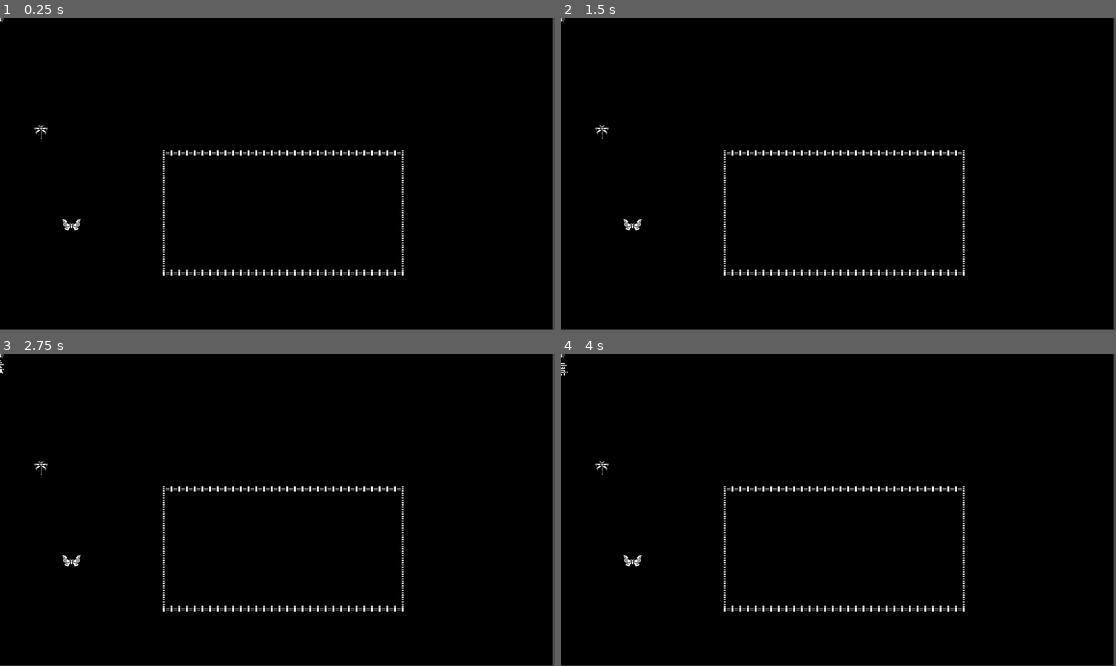
Above: before the commit, frames 1-4 (two rows, left to right).
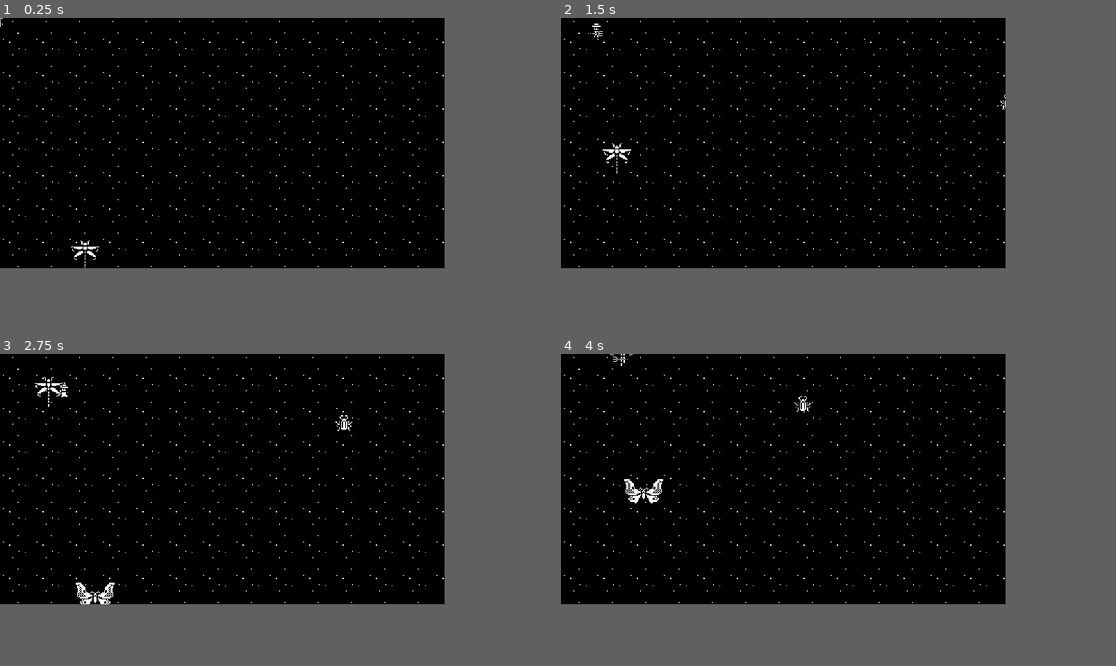
Above: after the commit, the same moments.

Repository: Yu-xo/BIt-bloom
Game: Godot game, scene res://Scenes/run/main.tscn
The game is run twice, just before and just after one commit, with the same random seed, the same clock (stepped at 60 frames per second) and the same inputs.
Inputs:
- Up to frame 1 (0.25 s): no input
- Up to frame 2 (1.5 s): hold D (right) 0.53-1.28 s; tap Space (attack) at 0.6, 1.35 s; hold S (down) from 1.28 s (still down)
- Up to frame 3 (2.75 s): release S (down) at 2.03 s; hold D (right) from 2.03 s (still down); tap Space (attack) at 2.1 s
- Up to frame 4 (4 s): release D (right) at 2.78 s; hold W (up) 2.78-3.53 s; tap Space (attack) at 2.85, 3.6 s; hold A (left) from 3.53 s (still down)
In our replay, the window is 799x449 before the commit and 640x360 after it. These sizes can differ from the game's own. Grey fills any space a smaller window leaves; there, only what the larger window draws over its background counts as a difference.

The runs differ from the first frame. In frame 1, 2.2% of the frame differs, in the area x 0-100%, y 0-100%; in frame 2, 2.2%; in frame 3, 2.5%; in frame 4, 2.4%.

Commit message:
a lot of changes

Diff:
--- a/Resoucres/Bugs_manager.gd
+++ b/Resoucres/Bugs_manager.gd
@@ -8,7 +8,7 @@
 var SPEED = 80
 var health = 10
 var dmg = 1
-var target: Node = null
+var target: Node2D = null
 
 var plant_list: Array = []
 
@@ -19,6 +19,7 @@
 
 func _physics_process(delta: float) -> void:
 	if target and is_instance_valid(target):
+		nav.target_position = target.global_position
 		var direction = global_position.direction_to(nav.get_next_path_position())
 		velocity = velocity.lerp(direction * SPEED, 0.1)
 
@@ -46,6 +47,11 @@
 			if plant.stage in [2, 3]: # Only stage 2 or 3
 				possible_targets.append(plant)
 
+	var playernode = get_tree().get_first_node_in_group("player")
+	if possible_targets.is_empty() and playernode:
+		target = playernode
+		return
+
 	# Pick the nearest valid target
 	if possible_targets.size() > 0:
 		possible_targets.sort_custom(func(a, b):
--- a/Scenes/characters/bugs/D_fly/D_fly.tscn
+++ b/Scenes/characters/bugs/D_fly/D_fly.tscn
@@ -4,6 +4,21 @@
 [ext_resource type="Texture2D" uid="uid://dblo8cr18kxqu" path="res://Assets/Characters/bugs/dragonfly/dragonfly-Sheet.webp" id="2_h3ydo"]
 
 [sub_resource type="RectangleShape2D" id="RectangleShape2D_lhpqe"]
+
+[sub_resource type="Animation" id="Animation_6ruyd"]
+length = 0.001
+tracks/0/type = "value"
+tracks/0/imported = false
+tracks/0/enabled = true
+tracks/0/path = NodePath("Sprite2D:frame")
+tracks/0/interp = 1
+tracks/0/loop_wrap = true
+tracks/0/keys = {
+"times": PackedFloat32Array(0),
+"transitions": PackedFloat32Array(1),
+"update": 1,
+"values": [0]
+}
 
 [sub_resource type="Animation" id="Animation_5xblt"]
 resource_name = "idle"
@@ -22,21 +37,6 @@
 "values": [0, 1, 2, 3, 4]
 }
 
-[sub_resource type="Animation" id="Animation_6ruyd"]
-length = 0.001
-tracks/0/type = "value"
-tracks/0/imported = false
-tracks/0/enabled = true
-tracks/0/path = NodePath("Sprite2D:frame")
-tracks/0/interp = 1
-tracks/0/loop_wrap = true
-tracks/0/keys = {
-"times": PackedFloat32Array(0),
-"transitions": PackedFloat32Array(1),
-"update": 1,
-"values": [0]
-}
-
 [sub_resource type="AnimationLibrary" id="AnimationLibrary_0q42j"]
 _data = {
 &"RESET": SubResource("Animation_6ruyd"),
@@ -44,6 +44,7 @@
 }
 
 [node name="CharacterBody2D" type="CharacterBody2D" node_paths=PackedStringArray("nav", "sprite")]
+collision_layer = 4
 script = ExtResource("1_lhpqe")
 nav = NodePath("NavigationAgent2D")
 sprite = NodePath("Sprite2D")
--- a/Scenes/characters/bugs/Moth/mothj.tscn
+++ b/Scenes/characters/bugs/Moth/mothj.tscn
@@ -4,6 +4,21 @@
 [ext_resource type="Texture2D" uid="uid://s62wftykfgij" path="res://Assets/Characters/bugs/moths/moth-Sheet.webp" id="2_o50f0"]
 
 [sub_resource type="RectangleShape2D" id="RectangleShape2D_axhde"]
+
+[sub_resource type="Animation" id="Animation_qj8qe"]
+length = 0.001
+tracks/0/type = "value"
+tracks/0/imported = false
+tracks/0/enabled = true
+tracks/0/path = NodePath("Sprite2D:frame")
+tracks/0/interp = 1
+tracks/0/loop_wrap = true
+tracks/0/keys = {
+"times": PackedFloat32Array(0),
+"transitions": PackedFloat32Array(1),
+"update": 1,
+"values": [0]
+}
 
 [sub_resource type="Animation" id="Animation_v2o4c"]
 resource_name = "idle"
@@ -22,21 +37,6 @@
 "values": [0, 1, 2]
 }
 
-[sub_resource type="Animation" id="Animation_qj8qe"]
-length = 0.001
-tracks/0/type = "value"
-tracks/0/imported = false
-tracks/0/enabled = true
-tracks/0/path = NodePath("Sprite2D:frame")
-tracks/0/interp = 1
-tracks/0/loop_wrap = true
-tracks/0/keys = {
-"times": PackedFloat32Array(0),
-"transitions": PackedFloat32Array(1),
-"update": 1,
-"values": [0]
-}
-
 [sub_resource type="AnimationLibrary" id="AnimationLibrary_8y0ad"]
 _data = {
 &"RESET": SubResource("Animation_qj8qe"),
@@ -44,6 +44,7 @@
 }
 
 [node name="moth" type="CharacterBody2D" node_paths=PackedStringArray("nav", "sprite")]
+collision_layer = 4
 script = ExtResource("1_axhde")
 nav = NodePath("NavigationAgent2D")
 sprite = NodePath("Sprite2D")
--- a/Scenes/characters/bugs/beetle/beetle.tscn
+++ b/Scenes/characters/bugs/beetle/beetle.tscn
@@ -6,6 +6,21 @@
 [sub_resource type="CapsuleShape2D" id="CapsuleShape2D_l1d76"]
 radius = 8.0
 height = 20.0
+
+[sub_resource type="Animation" id="Animation_rfk2h"]
+length = 0.001
+tracks/0/type = "value"
+tracks/0/imported = false
+tracks/0/enabled = true
+tracks/0/path = NodePath("Sprite2D:frame")
+tracks/0/interp = 1
+tracks/0/loop_wrap = true
+tracks/0/keys = {
+"times": PackedFloat32Array(0),
+"transitions": PackedFloat32Array(1),
+"update": 1,
+"values": [0]
+}
 
 [sub_resource type="Animation" id="Animation_w81af"]
 resource_name = "idle"
@@ -24,21 +39,6 @@
 "values": [0, 1, 2, 3, 4, 5, 6]
 }
 
-[sub_resource type="Animation" id="Animation_rfk2h"]
-length = 0.001
-tracks/0/type = "value"
-tracks/0/imported = false
-tracks/0/enabled = true
-tracks/0/path = NodePath("Sprite2D:frame")
-tracks/0/interp = 1
-tracks/0/loop_wrap = true
-tracks/0/keys = {
-"times": PackedFloat32Array(0),
-"transitions": PackedFloat32Array(1),
-"update": 1,
-"values": [0]
-}
-
 [sub_resource type="AnimationLibrary" id="AnimationLibrary_1n856"]
 _data = {
 &"RESET": SubResource("Animation_rfk2h"),
@@ -46,6 +46,7 @@
 }
 
 [node name="Beetle" type="CharacterBody2D" node_paths=PackedStringArray("nav", "sprite")]
+collision_layer = 4
 script = ExtResource("1_ykqqb")
 nav = NodePath("NavigationAgent2D")
 sprite = NodePath("Sprite2D")
--- a/Scenes/characters/player/player.gd
+++ b/Scenes/characters/player/player.gd
@@ -4,7 +4,7 @@
 @onready var hit_area: Area2D = $hit_Area
 @onready var sprite_2d: Sprite2D = $Sprite2D
 
-@export var speed: int = 100
+@export var speed: int = 150
 @export var health: int = 3
 @export var dmg: int = 1
 
--- a/Scenes/characters/player/player.tscn
+++ b/Scenes/characters/player/player.tscn
@@ -6,6 +6,64 @@
 [sub_resource type="CapsuleShape2D" id="CapsuleShape2D_8nn4t"]
 radius = 5.0
 height = 18.0
+
+[sub_resource type="Animation" id="Animation_ycnf8"]
+length = 0.001
+tracks/0/type = "value"
+tracks/0/imported = false
+tracks/0/enabled = true
+tracks/0/path = NodePath("Sprite2D:frame")
+tracks/0/interp = 1
+tracks/0/loop_wrap = true
+tracks/0/keys = {
+"times": PackedFloat32Array(0),
+"transitions": PackedFloat32Array(1),
+"update": 1,
+"values": [0]
+}
+tracks/1/type = "value"
+tracks/1/imported = false
+tracks/1/enabled = true
+tracks/1/path = NodePath("hit_Area/CollisionShape2D:disabled")
+tracks/1/interp = 1
+tracks/1/loop_wrap = true
+tracks/1/keys = {
+"times": PackedFloat32Array(0),
+"transitions": PackedFloat32Array(1),
+"update": 1,
+"values": [true]
+}
+
+[sub_resource type="Animation" id="Animation_a6wmr"]
+resource_name = "attack"
+length = 0.500003
+tracks/0/type = "value"
+tracks/0/imported = false
+tracks/0/enabled = true
+tracks/0/path = NodePath("hit_Area/CollisionShape2D:disabled")
+tracks/0/interp = 1
+tracks/0/loop_wrap = true
+tracks/0/keys = {
+"times": PackedFloat32Array(0, 0.00948645, 0.470257),
+"transitions": PackedFloat32Array(1, 1, 1),
+"update": 1,
+"values": [true, false, true]
+}
+tracks/1/type = "value"
+tracks/1/imported = false
+tracks/1/enabled = true
+tracks/1/path = NodePath("Sprite2D:frame")
+tracks/1/interp = 1
+tracks/1/loop_wrap = true
+tracks/1/keys = {
+"times": PackedFloat32Array(0, 0.1, 0.2, 0.3, 0.4),
+"transitions": PackedFloat32Array(1, 1, 1, 1, 1),
+"update": 1,
+"values": [12, 13, 14, 15, 16]
+}
+
+[sub_resource type="Animation" id="Animation_fgfa2"]
+resource_name = "die"
 
 [sub_resource type="Animation" id="Animation_3gb3b"]
 resource_name = "idle"
@@ -40,64 +98,6 @@
 "values": [6, 7, 8, 9, 10, 11]
 }
 
-[sub_resource type="Animation" id="Animation_a6wmr"]
-resource_name = "attack"
-length = 0.500003
-tracks/0/type = "value"
-tracks/0/imported = false
-tracks/0/enabled = true
-tracks/0/path = NodePath("hit_Area/CollisionShape2D:disabled")
-tracks/0/interp = 1
-tracks/0/loop_wrap = true
-tracks/0/keys = {
-"times": PackedFloat32Array(0, 0.00948645, 0.470257),
-"transitions": PackedFloat32Array(1, 1, 1),
-"update": 1,
-"values": [true, false, true]
-}
-tracks/1/type = "value"
-tracks/1/imported = false
-tracks/1/enabled = true
-tracks/1/path = NodePath("Sprite2D:frame")
-tracks/1/interp = 1
-tracks/1/loop_wrap = true
-tracks/1/keys = {
-"times": PackedFloat32Array(0, 0.1, 0.2, 0.3, 0.4),
-"transitions": PackedFloat32Array(1, 1, 1, 1, 1),
-"update": 1,
-"values": [12, 13, 14, 15, 16]
-}
-
-[sub_resource type="Animation" id="Animation_fgfa2"]
-resource_name = "die"
-
-[sub_resource type="Animation" id="Animation_ycnf8"]
-length = 0.001
-tracks/0/type = "value"
-tracks/0/imported = false
-tracks/0/enabled = true
-tracks/0/path = NodePath("Sprite2D:frame")
-tracks/0/interp = 1
-tracks/0/loop_wrap = true
-tracks/0/keys = {
-"times": PackedFloat32Array(0),
-"transitions": PackedFloat32Array(1),
-"update": 1,
-"values": [0]
-}
-tracks/1/type = "value"
-tracks/1/imported = false
-tracks/1/enabled = true
-tracks/1/path = NodePath("hit_Area/CollisionShape2D:disabled")
-tracks/1/interp = 1
-tracks/1/loop_wrap = true
-tracks/1/keys = {
-"times": PackedFloat32Array(0),
-"transitions": PackedFloat32Array(1),
-"update": 1,
-"values": [true]
-}
-
 [sub_resource type="AnimationLibrary" id="AnimationLibrary_kewe2"]
 _data = {
 &"RESET": SubResource("Animation_ycnf8"),
@@ -111,7 +111,7 @@
 radius = 6.0
 
 [node name="player" type="CharacterBody2D" groups=["player"]]
-scale = Vector2(2, 2)
+collision_layer = 4
 script = ExtResource("1_8nn4t")
 
 [node name="CollisionShape2D" type="CollisionShape2D" parent="."]
@@ -134,3 +134,13 @@
 position = Vector2(14, 0)
 shape = SubResource("CapsuleShape2D_3gb3b")
 disabled = true
+
+[node name="Camera2D" type="Camera2D" parent="."]
+zoom = Vector2(1.5, 1.5)
+limit_left = 0
+limit_top = 0
+limit_right = 1300
+limit_bottom = 650
+limit_smoothed = true
+position_smoothing_enabled = true
+position_smoothing_speed = 50.0
--- a/Scenes/plants/Blazebloom .tscn
+++ b/Scenes/plants/Blazebloom .tscn
@@ -1,6 +1,6 @@
 [gd_scene load_steps=14 format=3 uid="uid://h1ugra1s4k34"]
 
-[ext_resource type="Script" uid="uid://cpiic2j3a3m0l" path="res://Scenes/plants/blazebloom_.gd" id="1_8oktr"]
+[ext_resource type="Script" uid="uid://cpiic2j3a3m0l" path="res://Scenes/plants/plantanim.gd" id="1_8oktr"]
 [ext_resource type="Texture2D" uid="uid://dc0xdaw75pwwy" path="res://Assets/plants/blazebloom_bud/blazebloom-Sheet.webp" id="2_88ko6"]
 [ext_resource type="Texture2D" uid="uid://c5ybhs08a8hwd" path="res://Assets/plants/blazebloom_bud/blazebloom-bud-Sheet.webp" id="3_qbgsd"]
 
@@ -86,3 +86,4 @@
 [node name="sprite" type="AnimatedSprite2D" parent="."]
 sprite_frames = SubResource("SpriteFrames_mj4js")
 autoplay = "default"
+frame_progress = 0.759678
--- /dev/null
+++ b/Scenes/plants/Bloombud.tscn
@@ -0,0 +1,125 @@
+[gd_scene load_steps=20 format=3 uid="uid://c6k68dbphhqq4"]
+
+[ext_resource type="Script" uid="uid://cpiic2j3a3m0l" path="res://Scenes/plants/plantanim.gd" id="1_okltd"]
+[ext_resource type="Texture2D" uid="uid://1tjuoviwqihe" path="res://Assets/plants/blazebloom_bud/bloombud-Sheet.png" id="2_jx853"]
+[ext_resource type="Texture2D" uid="uid://b11a7cacuu3ir" path="res://Assets/plants/blazebloom_bud/swiftleaf_bud-Sheet.png" id="3_icg17"]
+[ext_resource type="Texture2D" uid="uid://cjf18l5eirmij" path="res://Assets/plants/blazebloom_bud/bloombud-bud.png" id="4_morbf"]
+
+[sub_resource type="AtlasTexture" id="AtlasTexture_c0jyq"]
+atlas = ExtResource("2_jx853")
+region = Rect2(0, 0, 36, 46)
+
+[sub_resource type="AtlasTexture" id="AtlasTexture_5oxry"]
+atlas = ExtResource("2_jx853")
+region = Rect2(36, 0, 36, 46)
+
+[sub_resource type="AtlasTexture" id="AtlasTexture_8oqgm"]
+atlas = ExtResource("2_jx853")
+region = Rect2(72, 0, 36, 46)
+
+[sub_resource type="AtlasTexture" id="AtlasTexture_ojfmx"]
+atlas = ExtResource("2_jx853")
+region = Rect2(108, 0, 36, 46)
+
+[sub_resource type="AtlasTexture" id="AtlasTexture_oycqy"]
+atlas = ExtResource("2_jx853")
+region = Rect2(144, 0, 36, 46)
+
+[sub_resource type="AtlasTexture" id="AtlasTexture_5vqpc"]
+atlas = ExtResource("3_icg17")
+region = Rect2(0, 0, 11, 10)
+
+[sub_resource type="AtlasTexture" id="AtlasTexture_4a36g"]
+atlas = ExtResource("3_icg17")
+region = Rect2(11, 0, 11, 10)
+
+[sub_resource type="AtlasTexture" id="AtlasTexture_dutps"]
+atlas = ExtResource("3_icg17")
+region = Rect2(22, 0, 11, 10)
+
+[sub_resource type="AtlasTexture" id="AtlasTexture_w3yj0"]
+atlas = ExtResource("3_icg17")
+region = Rect2(33, 0, 11, 10)
+
+[sub_resource type="AtlasTexture" id="AtlasTexture_wpe3r"]
+atlas = ExtResource("3_icg17")
+region = Rect2(44, 0, 11, 10)
+
+[sub_resource type="AtlasTexture" id="AtlasTexture_kbhed"]
+atlas = ExtResource("4_morbf")
+region = Rect2(0, 0, 13, 16)
+
+[sub_resource type="AtlasTexture" id="AtlasTexture_tdn4a"]
+atlas = ExtResource("4_morbf")
+region = Rect2(13, 0, 13, 16)
+
+[sub_resource type="AtlasTexture" id="AtlasTexture_fi0ps"]
+atlas = ExtResource("4_morbf")
+region = Rect2(26, 0, 13, 16)
+
+[sub_resource type="AtlasTexture" id="AtlasTexture_fal2w"]
+atlas = ExtResource("4_morbf")
+region = Rect2(39, 0, 13, 16)
+
+[sub_resource type="SpriteFrames" id="SpriteFrames_mj4js"]
+animations = [{
+"frames": [{
+"duration": 1.0,
+"texture": SubResource("AtlasTexture_c0jyq")
+}, {
+"duration": 1.0,
+"texture": SubResource("AtlasTexture_5oxry")
+}, {
+"duration": 1.0,
+"texture": SubResource("AtlasTexture_8oqgm")
+}, {
+"duration": 1.0,
+"texture": SubResource("AtlasTexture_ojfmx")
+}, {
+"duration": 1.0,
+"texture": SubResource("AtlasTexture_oycqy")
+}],
+"loop": true,
+"name": &"bloom",
+"speed": 5.0
+}, {
+"frames": [{
+"duration": 1.0,
+"texture": SubResource("AtlasTexture_5vqpc")
+}, {
+"duration": 1.0,
+"texture": SubResource("AtlasTexture_4a36g")
+}, {
+"duration": 1.0,
+"texture": SubResource("AtlasTexture_dutps")
+}, {
+"duration": 1.0,
+"texture": SubResource("AtlasTexture_w3yj0")
+}, {
+"duration": 1.0,
+"texture": SubResource("AtlasTexture_wpe3r")
+}, {
+"duration": 1.0,
+"texture": SubResource("AtlasTexture_kbhed")
+}, {
+"duration": 1.0,
+"texture": SubResource("AtlasTexture_tdn4a")
+}, {
+"duration": 1.0,
+"texture": SubResource("AtlasTexture_fi0ps")
+}, {
+"duration": 1.0,
+"texture": SubResource("AtlasTexture_fal2w")
+}],
+"loop": true,
+"name": &"default",
+"speed": 5.0
+}]
+
+[node name="Bloombud" type="Node2D"]
+script = ExtResource("1_okltd")
+plant_type = "SWIFTLEAF"
+
+[node name="sprite" type="AnimatedSprite2D" parent="."]
+sprite_frames = SubResource("SpriteFrames_mj4js")
+autoplay = "default"
--- /dev/null
+++ b/Scenes/plants/Ironpetal.tscn
@@ -0,0 +1,96 @@
+[gd_scene load_steps=15 format=3 uid="uid://cs4ija26408y"]
+
+[ext_resource type="Script" uid="uid://cpiic2j3a3m0l" path="res://Scenes/plants/plantanim.gd" id="1_05k1x"]
+[ext_resource type="Texture2D" uid="uid://b2mvjkw80fi4m" path="res://Assets/plants/blazebloom_bud/ironpetal-Sheet.webp" id="2_05k1x"]
+[ext_resource type="Texture2D" uid="uid://bdq3ic3k2ruho" path="res://Assets/plants/blazebloom_bud/ironpetal-bud-Sheet.webp" id="3_ptwgr"]
+
+[sub_resource type="AtlasTexture" id="AtlasTexture_4q6cl"]
+atlas = ExtResource("2_05k1x")
+region = Rect2(0, 0, 18, 32)
+
+[sub_resource type="AtlasTexture" id="AtlasTexture_518bd"]
+atlas = ExtResource("2_05k1x")
+region = Rect2(18, 0, 18, 32)
+
+[sub_resource type="AtlasTexture" id="AtlasTexture_y44lb"]
+atlas = ExtResource("2_05k1x")
+region = Rect2(36, 0, 18, 32)
+
+[sub_resource type="AtlasTexture" id="AtlasTexture_rk5vo"]
+atlas = ExtResource("2_05k1x")
+region = Rect2(54, 0, 18, 32)
+
+[sub_resource type="AtlasTexture" id="AtlasTexture_4fsgp"]
+atlas = ExtResource("2_05k1x")
+region = Rect2(72, 0, 18, 32)
+
+[sub_resource type="AtlasTexture" id="AtlasTexture_jfwxr"]
+atlas = ExtResource("3_ptwgr")
+region = Rect2(0, 0, 16, 16)
+
+[sub_resource type="AtlasTexture" id="AtlasTexture_8hurt"]
+atlas = ExtResource("3_ptwgr")
+region = Rect2(16, 0, 16, 16)
+
+[sub_resource type="AtlasTexture" id="AtlasTexture_ijf0j"]
+atlas = ExtResource("3_ptwgr")
+region = Rect2(32, 0, 16, 16)
+
+[sub_resource type="AtlasTexture" id="AtlasTexture_eda5u"]
+atlas = ExtResource("3_ptwgr")
+region = Rect2(48, 0, 16, 16)
+
+[sub_resource type="AtlasTexture" id="AtlasTexture_55jef"]
+atlas = ExtResource("3_ptwgr")
+region = Rect2(64, 0, 16, 16)
+
+[sub_resource type="SpriteFrames" id="SpriteFrames_mj4js"]
+animations = [{
+"frames": [{
+"duration": 1.0,
+"texture": SubResource("AtlasTexture_4q6cl")
+}, {
+"duration": 1.0,
+"texture": SubResource("AtlasTexture_518bd")
+}, {
+"duration": 1.0,
+"texture": SubResource("AtlasTexture_y44lb")
+}, {
+"duration": 1.0,
+"texture": SubResource("AtlasTexture_rk5vo")
+}, {
+"duration": 1.0,
+"texture": SubResource("AtlasTexture_4fsgp")
+}],
+"loop": true,
+"name": &"bloom",
+"speed": 5.0
+}, {
+"frames": [{
+"duration": 1.0,
+"texture": SubResource("AtlasTexture_jfwxr")
+}, {
+"duration": 1.0,
+"texture": SubResource("AtlasTexture_8hurt")
+}, {
+"duration": 1.0,
+"texture": SubResource("AtlasTexture_ijf0j")
+}, {
+"duration": 1.0,
+"texture": SubResource("AtlasTexture_eda5u")
+}, {
+"duration": 1.0,
+"texture": SubResource("AtlasTexture_55jef")
+}],
+"loop": true,
+"name": &"default",
+"speed": 5.0
+}]
+
+[node name="Ironpetal" type="Node2D"]
+script = ExtResource("1_05k1x")
+plant_type = "IRONPETAL"
+
+[node name="sprite" type="AnimatedSprite2D" parent="."]
+sprite_frames = SubResource("SpriteFrames_mj4js")
+autoplay = "default"
--- /dev/null
+++ b/Scenes/plants/Swiftleaf.tscn
@@ -0,0 +1,127 @@
+[gd_scene load_steps=19 format=3 uid="uid://d0hf0u0ci1dxf"]
+
+[ext_resource type="Script" uid="uid://cpiic2j3a3m0l" path="res://Scenes/plants/plantanim.gd" id="1_usu0m"]
+[ext_resource type="Texture2D" uid="uid://eix5voirotsd" path="res://Assets/plants/blazebloom_bud/swiftleaf-Sheet.webp" id="2_usu0m"]
+[ext_resource type="Texture2D" uid="uid://b11a7cacuu3ir" path="res://Assets/plants/blazebloom_bud/swiftleaf_bud-Sheet.png" id="3_efm1l"]
+
+[sub_resource type="AtlasTexture" id="AtlasTexture_2r5jw"]
+atlas = ExtResource("2_usu0m")
+region = Rect2(0, 0, 25, 25)
+
+[sub_resource type="AtlasTexture" id="AtlasTexture_sjoj8"]
+atlas = ExtResource("2_usu0m")
+region = Rect2(25, 0, 25, 25)
+
+[sub_resource type="AtlasTexture" id="AtlasTexture_xjqbx"]
+atlas = ExtResource("2_usu0m")
+region = Rect2(50, 0, 25, 25)
+
+[sub_resource type="AtlasTexture" id="AtlasTexture_8uqbq"]
+atlas = ExtResource("2_usu0m")
+region = Rect2(75, 0, 25, 25)
+
+[sub_resource type="AtlasTexture" id="AtlasTexture_flgls"]
+atlas = ExtResource("2_usu0m")
+region = Rect2(100, 0, 25, 25)
+
+[sub_resource type="AtlasTexture" id="AtlasTexture_wlm2k"]
+atlas = ExtResource("2_usu0m")
+region = Rect2(125, 0, 25, 25)
+
+[sub_resource type="AtlasTexture" id="AtlasTexture_wa8av"]
+atlas = ExtResource("2_usu0m")
+region = Rect2(150, 0, 25, 25)
+
+[sub_resource type="AtlasTexture" id="AtlasTexture_n6ao5"]
+atlas = ExtResource("2_usu0m")
+region = Rect2(175, 0, 25, 25)
+
+[sub_resource type="AtlasTexture" id="AtlasTexture_3f4tl"]
+atlas = ExtResource("2_usu0m")
+region = Rect2(200, 0, 25, 25)
+
+[sub_resource type="AtlasTexture" id="AtlasTexture_5vqpc"]
+atlas = ExtResource("3_efm1l")
+region = Rect2(0, 0, 11, 10)
+
+[sub_resource type="AtlasTexture" id="AtlasTexture_4a36g"]
+atlas = ExtResource("3_efm1l")
+region = Rect2(11, 0, 11, 10)
+
+[sub_resource type="AtlasTexture" id="AtlasTexture_dutps"]
+atlas = ExtResource("3_efm1l")
+region = Rect2(22, 0, 11, 10)
+
+[sub_resource type="AtlasTexture" id="AtlasTexture_w3yj0"]
+atlas = ExtResource("3_efm1l")
+region = Rect2(33, 0, 11, 10)
+
+[sub_resource type="AtlasTexture" id="AtlasTexture_wpe3r"]
+atlas = ExtResource("3_efm1l")
+region = Rect2(44, 0, 11, 10)
+
+[sub_resource type="SpriteFrames" id="SpriteFrames_mj4js"]
+animations = [{
+"frames": [{
+"duration": 1.0,
+"texture": SubResource("AtlasTexture_2r5jw")
+}, {
+"duration": 1.0,
+"texture": SubResource("AtlasTexture_sjoj8")
+}, {
+"duration": 1.0,
+"texture": SubResource("AtlasTexture_xjqbx")
+}, {
+"duration": 1.0,
+"texture": SubResource("AtlasTexture_8uqbq")
+}, {
+"duration": 1.0,
+"texture": SubResource("AtlasTexture_flgls")
+}, {
+"duration": 1.0,
+"texture": SubResource("AtlasTexture_wlm2k")
+}, {
+"duration": 1.0,
+"texture": SubResource("AtlasTexture_wa8av")
+}, {
+"duration": 1.0,
+"texture": SubResource("AtlasTexture_n6ao5")
+}, {
+"duration": 1.0,
+"texture": SubResource("AtlasTexture_3f4tl")
+}],
+"loop": true,
+"name": &"bloom",
+"speed": 5.0
+}, {
+"frames": [{
+"duration": 1.0,
+"texture": SubResource("AtlasTexture_5vqpc")
+}, {
+"duration": 1.0,
+"texture": SubResource("AtlasTexture_4a36g")
+}, {
+"duration": 1.0,
+"texture": SubResource("AtlasTexture_dutps")
+}, {
+"duration": 1.0,
+"texture": SubResource("AtlasTexture_w3yj0")
+}, {
+"duration": 1.0,
+"texture": SubResource("AtlasTexture_wpe3r")
+}],
+"loop": true,
+"name": &"default",
+"speed": 5.0
+}]
+
+[node name="Swiftleaf" type="Node2D"]
+script = ExtResource("1_usu0m")
+plant_type = "SWIFTLEAF"
+
+[node name="sprite" type="AnimatedSprite2D" parent="."]
+sprite_frames = SubResource("SpriteFrames_mj4js")
+animation = &"bloom"
+autoplay = "default"
+frame = 2
+frame_progress = 0.787721
--- a/Scenes/run/main.tscn
+++ b/Scenes/run/main.tscn
@@ -23,6 +23,7 @@
 position = Vector2(588, 401)
 
 [node name="Beetle" parent="NavigationRegion2D" instance=ExtResource("1_euisu")]
+position = Vector2(534, 100)
 
 [node name="player" parent="NavigationRegion2D" instance=ExtResource("2_oae6f")]
 
@@ -31,3 +32,5 @@
 
 [node name="D_fly" parent="NavigationRegion2D" instance=ExtResource("6_xps3y")]
 position = Vector2(85, 237)
+
+[node name="Node" type="Node" parent="."]
--- a/Scenes/stage/stage.tscn
+++ b/Scenes/stage/stage.tscn
@@ -1,15 +1,17 @@
-[gd_scene load_steps=2 format=3 uid="uid://c0nhbjacseef"]
+[gd_scene load_steps=3 format=3 uid="uid://c0nhbjacseef"]
 
 [ext_resource type="Script" uid="uid://bar0itenfbh12" path="res://Scenes/stage/stage.gd" id="1_yxtqh"]
+[ext_resource type="Texture2D" uid="uid://clqsj78v7swg1" path="res://Assets/Characters/ground/ground.png" id="2_053l8"]
 
 [node name="stage" type="Node2D"]
 script = ExtResource("1_yxtqh")
 
-[node name="ColorRect" type="ColorRect" parent="."]
-offset_right = 1147.0
-offset_bottom = 647.0
-color = Color(0, 0, 0, 1)
-
 [node name="Timer" type="Timer" parent="."]
 wait_time = 5.0
 autostart = true
+
+[node name="TextureRect" type="TextureRect" parent="."]
+offset_right = 1300.0
+offset_bottom = 650.0
+texture = ExtResource("2_053l8")
+stretch_mode = 1
--- a/project.godot
+++ b/project.godot
@@ -18,6 +18,11 @@
 [autoload]
 
 Global="*res://Resoucres/global.gd"
+
+[display]
+
+window/size/viewport_width=640
+window/size/viewport_height=360
 
 [global_group]
 
@@ -51,6 +56,12 @@
 ]
 }
 
+[layer_names]
+
+2d_physics/layer_1="environment"
+2d_physics/layer_2="player"
+2d_physics/layer_3="bugs"
+
 [rendering]
 
 textures/canvas_textures/default_texture_filter=0
Binary file added: Assets/Characters/ground/ground.aseprite
Binary file added: Assets/Characters/ground/ground.png
Not shown, added: Assets/Characters/ground/ground.png.import
Binary file added: Assets/plants/blazebloom_bud/bloombud-Sheet.png
Not shown, added: Assets/plants/blazebloom_bud/bloombud-Sheet.png.import
Binary file added: Assets/plants/blazebloom_bud/bloombud-bud.png
Not shown, added: Assets/plants/blazebloom_bud/bloombud-bud.png.import
Binary file added: Assets/plants/blazebloom_bud/swiftleaf_bud-Sheet.png
Not shown, added: Assets/plants/blazebloom_bud/swiftleaf_bud-Sheet.png.import
Renamed: Scenes/plants/blazebloom_.gd -> Scenes/plants/plantanim.gd
Renamed: Scenes/plants/blazebloom_.gd.uid -> Scenes/plants/plantanim.gd.uid
